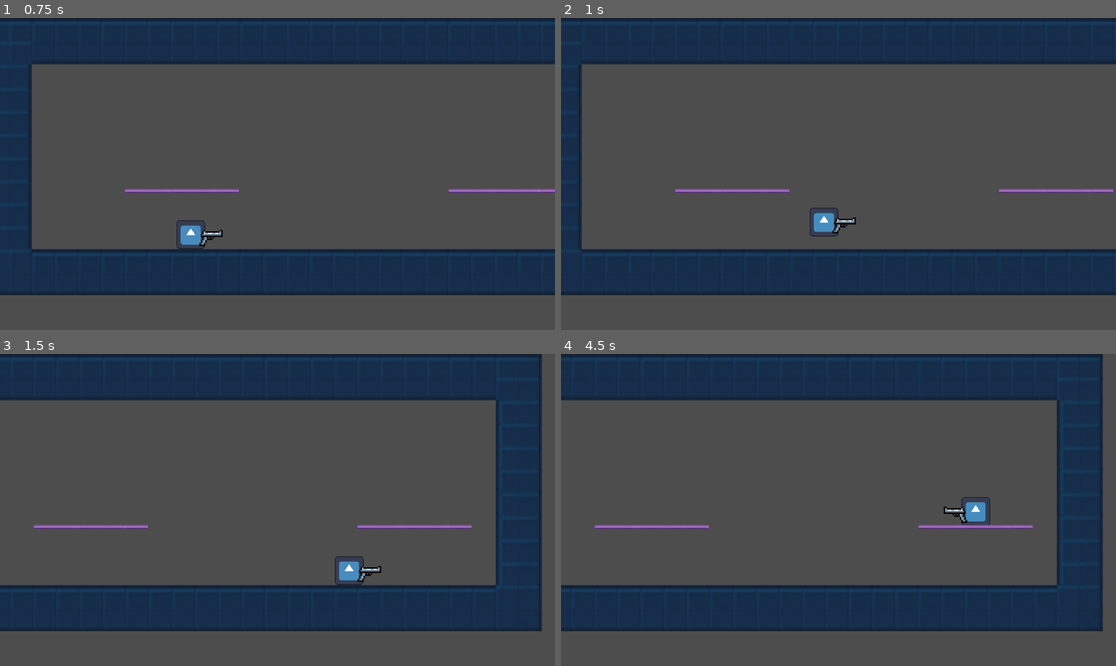
Above: before the commit, frames 1-4 (two rows, left to right).
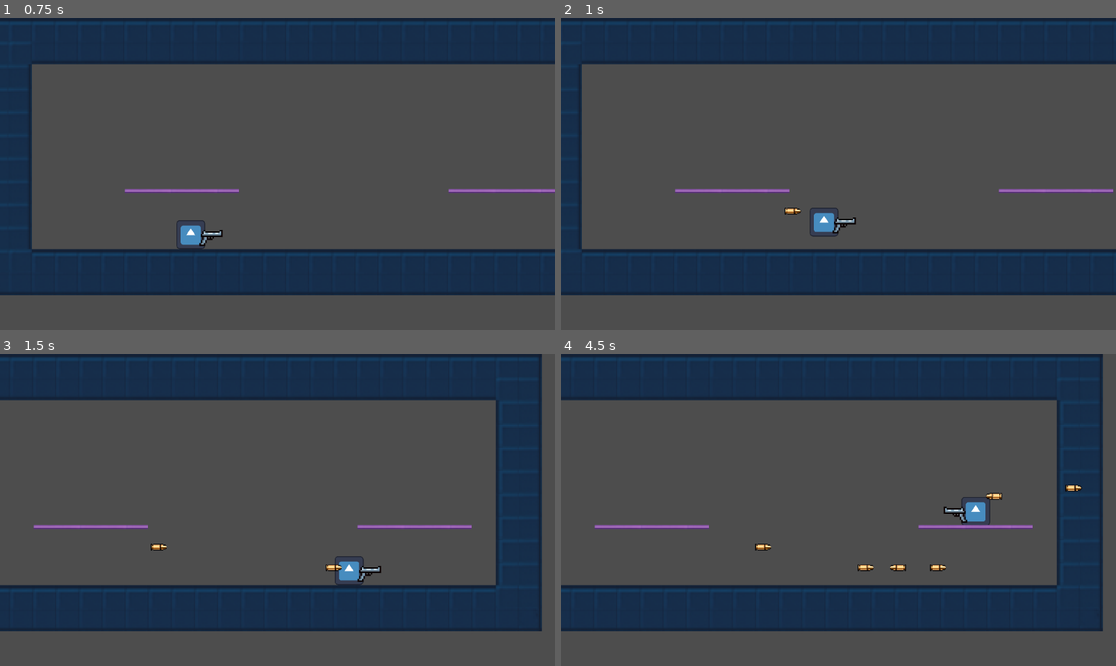
Above: after the commit, the same moments.

Repository: kartikeydino/Github_Project_Final_Prototype
Game: Godot game, scene res://scenes/game.tscn
The game is run twice, just before and just after one commit, with the same random seed, the same clock (stepped at 60 frames per second) and the same inputs. The engine's default icon, where the game draws it, is replaced by a stand-in: a white triangle on a blue panel in a dark square.
Inputs (mouse positions are in pixels of both pictures, inside the frame that each line leads up to):
- Up to frame 1 (0.75 s): tap Enter at 0.5 s; move the mouse to (399, 158) at 0.52 s; hold Right (right) from 0.53 s (still down); tap E (e) at 0.6 s
- Up to frame 2 (1 s): keep holding Right (right); tap Up (jump) at 0.77 s; click (960, 158) at 0.8 s
- Up to frame 3 (1.5 s): keep holding Right (right); move the mouse to (166, 525) at 1.27 s; click (166, 525) at 1.35 s
- Up to frame 4 (4.5 s): tap Up (jump) at 1.52, 3.02, 3.77 s; tap E (e) at 1.55, 2.1, 3.05, 3.6 s; move the mouse to (894, 441) at 2.02 s; release Right (right) at 2.03 s; hold Left (left) 2.03-2.78 s; click (894, 441) at 2.3 s; move the mouse to (810, 572) at 2.77 s; hold Right (right) 2.78-4.28 s; click (810, 572) at 2.85 s; move the mouse to (1005, 556) at 3.52 s; click (1005, 556) at 3.8 s; move the mouse to (672, 463) at 4.27 s; hold Left (left) from 4.28 s (still down); click (672, 463) at 4.35 s

Frame 1 is identical in both runs. In frame 2, less than 0.1% of the frame differs, in the area x 40-44%, y 60-64%; in frame 3, 0.1%; in frame 4, 0.4%, in the area x 34-94%, y 41-70%.

Commit message:
bullet!!!
done finally.

Diff:
--- a/scenes/bullet.tscn
+++ b/scenes/bullet.tscn
@@ -8,6 +8,8 @@
 height = 18.0
 
 [node name="bullet" type="Area2D"]
+position = Vector2(0, -10)
+scale = Vector2(0.75, 0.75)
 script = ExtResource("1_j6ep7")
 
 [node name="Sprite2D" type="Sprite2D" parent="."]
@@ -20,3 +22,5 @@
 
 [node name="VisibleOnScreenEnabler2D" type="VisibleOnScreenEnabler2D" parent="."]
 scale = Vector2(0.1, 0.3)
+
+[connection signal="screen_exited" from="VisibleOnScreenEnabler2D" to="." method="_on_visible_on_screen_enabler_2d_screen_exited"]
--- a/scripts/bullet.gd
+++ b/scripts/bullet.gd
@@ -1,14 +1,30 @@
 extends Area2D
 
-var speed = 300
+var speed = 10 # How fast the bullet travels
+# This variable is crucial for movement and is set by the Player script
+var direction = 1
+
+# 🛠️ NEW: Get the bullet's Sprite2D node
+@onready var bullet_sprite = $Sprite2D
 
 func _ready():
-	pass
+	# Makes the bullet ignore the camera and move globally
+	set_as_top_level(true)
 
+	# 🎯 NEW: Flip the sprite horizontally if the direction is left (-1)
+	if direction == -1:
+		bullet_sprite.flip_h = true
+	# Note: If direction is 1 (right), flip_h remains false (default)
+
+# 🛠️ FIX: ADDING THE MOVEMENT CODE
 func _process(delta):
-	pass
-
-
+	# Update the bullet's X position using (Speed * Direction * Time)
+	position.x += speed * direction * delta
 
 func _on_visible_on_screen_enabler_2d_screen_exited():
-	pass # Replace with function body.
+	# Cleans up the bullet when it leaves the screen area
+	queue_free()
+
+func deal_damge():
+	# Logic for handling damage on impact goes here
+	pass
--- a/scripts/player.gd
+++ b/scripts/player.gd
@@ -10,15 +10,18 @@
 
 var bullet = preload("res://scenes/bullet.tscn")
 var gun_equipped = false
-var gun_cooldown = false
-var gun_direction = null
-
+# 🛠️ FIX 2: Set gun_cooldown to true so the player can fire initially
+var gun_cooldown = true
+# 🛠️ FIX 1: Initialize gun_direction to 1 (right)
+var gun_direction = 1
+var bullet_pos = Input.get_axis("left", "right")
 
 # Get the gravity from the project settings to be synced with RigidBody nodes.
 var gravity = ProjectSettings.get_setting("physics/2d/default_gravity")
 
 
 func _physics_process(delta):
+
 	# Add the gravity.
 	if not is_on_floor():
 		velocity.y += gravity * delta
@@ -32,15 +35,22 @@
 		jump_count += 1
 
 	# Get the input direction and handle the movement/deceleration.
-	# As good practice, you should replace UI actions with custom gameplay actions.
 	var direction = Input.get_axis("left", "right")
 
 	if direction > 0 and gun_equipped:
 		gun.flip_h = false
 		gun.position = Vector2(14,3)
+		# Set direction when facing right
+		gun_direction = 1
 	elif direction < 0 and gun_equipped:
 		gun.flip_h = true
 		gun.position = Vector2(-14,3)
+		# Set direction when facing left
+		gun_direction = -1
+
+	# 🛠️ New: If the player stops moving, the direction should stay the same (last direction moved)
+	# If you want it to revert to a default direction, change this logic.
+	# The current logic ensures gun_direction is set by the last movement.
 
 	if direction:
 		velocity.x = direction * SPEED
@@ -57,10 +67,20 @@
 			gun_equipped = true
 			gun.visible = true
 
+	# Shooting logic
 	if Input.is_action_just_pressed("left_mouse") and gun_equipped and gun_cooldown:
 		gun_cooldown = false
+
 		var bullet_instance = bullet.instantiate()
-		add_child(bullet_instance)
+
+		# 1. Set the bullet's direction property (for the bullet script to use)
+		bullet_instance.direction = gun_direction
+
+		# 2. Set the bullet's global position to the gun's global position
+		bullet_instance.global_position = gun.global_position + Vector2(12 or -12, -5)
+
+		# 3. Add the bullet to the main scene tree (the player's parent)
+		get_parent().add_child(bullet_instance)
 
 		await get_tree().create_timer(0.5).timeout
 		gun_cooldown = true
